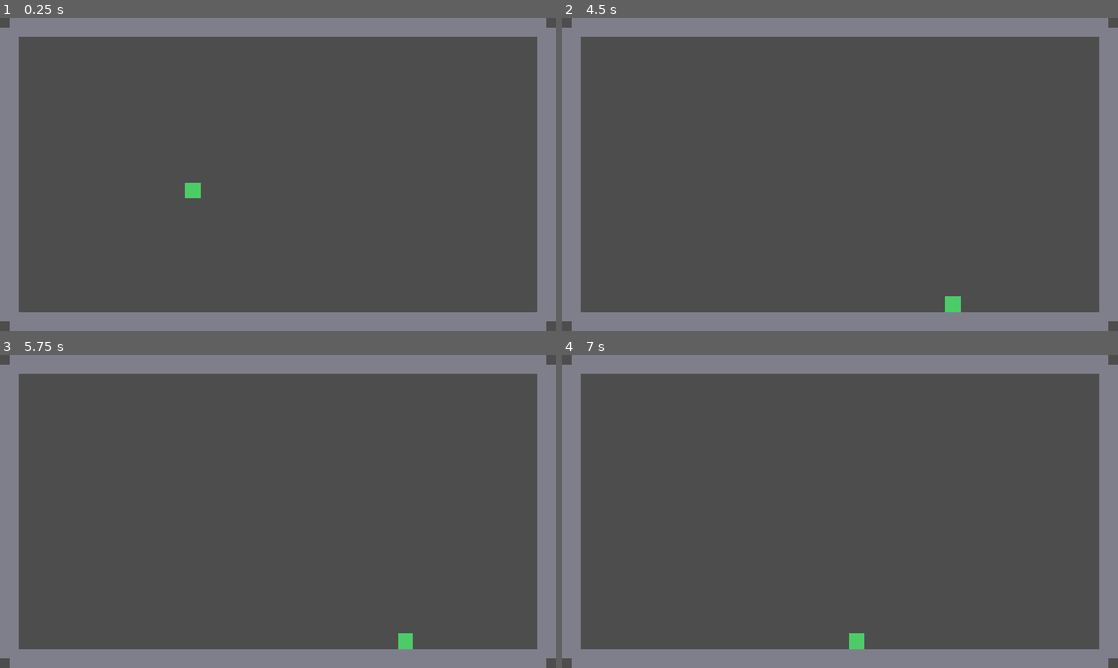
Above: before the commit, frames 1-4 (two rows, left to right).
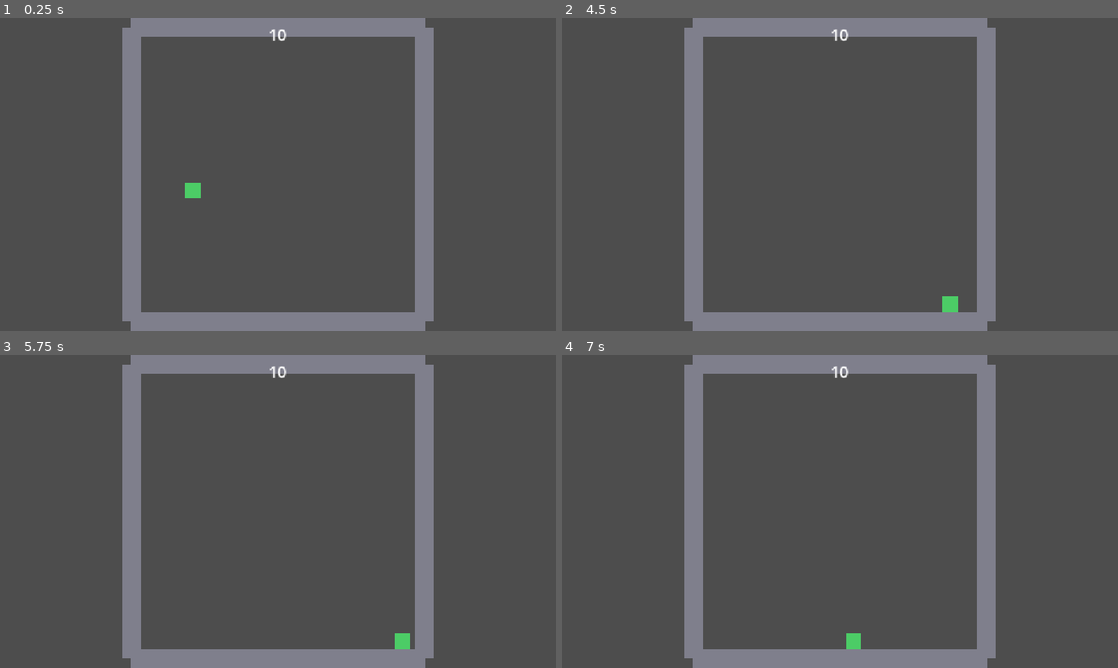
Above: after the commit, the same moments.

Repository: swan-eternal/clockwork
Game: Godot game, scene res://scenes/main.tscn
Two runs of this game, one before a commit and one after it. Both use one fixed random seed, a clock stepped at 60 frames per second and the inputs below.
Inputs:
- Up to frame 1 (0.25 s): no input
- Up to frame 2 (4.5 s): tap Enter (ui_accept) at 0.5, 0.77, 1.52, 3.02, 3.77 s; hold Right (ui_right) 0.53-2.03 s; hold Left (ui_left) 2.03-2.78 s; hold Right (ui_right) 2.78-4.28 s; hold Left (ui_left) from 4.28 s (still down)
- Up to frame 3 (5.75 s): tap Enter (ui_accept) at 4.52 s; release Left (ui_left) at 5.03 s; hold Right (ui_right) from 5.03 s (still down)
- Up to frame 4 (7 s): release Right (ui_right) at 5.78 s; hold Left (ui_left) from 5.78 s (still down); tap Enter (ui_accept) at 6.02, 6.77 s

The runs differ from the first frame. In frame 1, 17% of the frame differs, in the area x 0-100%, y 0-100%; in frame 2, 17%; in frame 3, 17%; in frame 4, 17%.

Commit message:
Skeleton: square walls + clock UI
Two skeleton pieces wired up — they share main.tscn so committing
together keeps the file consistent in history.

Square play area (was 1112x608 rectangle, now 608x608 square).
Walls all 608 long, top/bottom at y=20/628, left/right at x=272/880.
Inner play area is a centered 568x568 square — gives the rotation
system (Task 4) a clean axis-symmetric frame to rotate around.

Clock UI: CanvasLayer + Label that ticks down from STARTING_SECONDS
(default 10) to 0, emits `countdown_zero` at zero. Currently
cycles for testing visibility — Task 4 will replace the cycle
with the rotation trigger.

scripts/clock_ui.gd: countdown logic with @export STARTING_SECONDS.
scenes/clock_ui.tscn: CanvasLayer + 100x50 Label at top-center,
32pt font, integer-second display.

Also dropped the file-level ; comment block per Jason's no-tscn-
comments preference.

Diff:
--- /dev/null
+++ b/scenes/clock_ui.tscn
@@ -0,0 +1,15 @@
+[gd_scene load_steps=2 format=3]
+
+[ext_resource type="Script" path="res://scripts/clock_ui.gd" id="1_clock"]
+
+[node name="ClockUI" type="CanvasLayer"]
+
+[node name="Label" type="Label" parent="."]
+offset_left = 526.0
+offset_top = 10.0
+offset_right = 626.0
+offset_bottom = 60.0
+theme_override_font_sizes/font_size = 32
+text = "10"
+horizontal_alignment = 1
+vertical_alignment = 1
--- a/scenes/main.tscn
+++ b/scenes/main.tscn
@@ -1,19 +1,10 @@
 [gd_scene load_steps=4 format=3]
 
-; Clockwork main scene — entry point for the level.
-;
-; Hierarchy:
-;   Main (Node2D)
-;     Walls (Node2D)              <-- rotates 90° per clock tick (Task 4)
-;       Top, Bottom, Left, Right  <-- StaticBody2D walls enclosing the play area
-;     Player (CharacterBody2D)    <-- stays in world space; gravity stays
-;                                     Vector2.DOWN; player input remaps to
-;                                     current gravity direction (Task 4)
-
 [ext_resource type="PackedScene" path="res://scenes/player.tscn" id="1_player"]
+[ext_resource type="PackedScene" path="res://scenes/clock_ui.tscn" id="2_clock"]
 
 [sub_resource type="RectangleShape2D" id="RectangleShape2D_wall_h"]
-size = Vector2(1112, 40)
+size = Vector2(608, 40)
 
 [sub_resource type="RectangleShape2D" id="RectangleShape2D_wall_v"]
 size = Vector2(40, 608)
@@ -30,7 +21,7 @@
 
 [node name="Visual" type="Polygon2D" parent="Walls/Top"]
 color = Color(0.5, 0.5, 0.55, 1)
-polygon = PackedVector2Array(-556, -20, 556, -20, 556, 20, -556, 20)
+polygon = PackedVector2Array(-304, -20, 304, -20, 304, 20, -304, 20)
 
 [node name="Bottom" type="StaticBody2D" parent="Walls"]
 position = Vector2(576, 628)
@@ -40,10 +31,10 @@
 
 [node name="Visual" type="Polygon2D" parent="Walls/Bottom"]
 color = Color(0.5, 0.5, 0.55, 1)
-polygon = PackedVector2Array(-556, -20, 556, -20, 556, 20, -556, 20)
+polygon = PackedVector2Array(-304, -20, 304, -20, 304, 20, -304, 20)
 
 [node name="Left" type="StaticBody2D" parent="Walls"]
-position = Vector2(20, 324)
+position = Vector2(272, 324)
 
 [node name="CollisionShape2D" type="CollisionShape2D" parent="Walls/Left"]
 shape = SubResource("RectangleShape2D_wall_v")
@@ -53,7 +44,7 @@
 polygon = PackedVector2Array(-20, -304, 20, -304, 20, 304, -20, 304)
 
 [node name="Right" type="StaticBody2D" parent="Walls"]
-position = Vector2(1132, 324)
+position = Vector2(880, 324)
 
 [node name="CollisionShape2D" type="CollisionShape2D" parent="Walls/Right"]
 shape = SubResource("RectangleShape2D_wall_v")
@@ -64,3 +55,5 @@
 
 [node name="Player" parent="." instance=ExtResource("1_player")]
 position = Vector2(400, 324)
+
+[node name="ClockUI" parent="." instance=ExtResource("2_clock")]
--- /dev/null
+++ b/scripts/clock_ui.gd
@@ -0,0 +1,41 @@
+extends CanvasLayer
+##
+## Clockwork countdown clock — top-center Label that ticks down
+## from `STARTING_SECONDS` to 0. When it hits 0, emits
+## `countdown_zero` (Task 4 will connect this to the rotation system).
+##
+
+signal countdown_zero
+
+# Starting value. Default 10s per the jam concept. Tweak per-level
+# via the Inspector once we know what feels right.
+@export var STARTING_SECONDS := 10.0
+
+@onready var _label: Label = $Label
+var _remaining: float
+
+func _ready() -> void:
+	# Reset the timer to starting value when the scene loads.
+	_remaining = STARTING_SECONDS
+	_update_label()
+
+func _process(delta: float) -> void:
+	# Cycle behavior — restart at STARTING_SECONDS after hitting zero
+	# so the clock visibly ticks during testing. Task 4 will replace
+	# this loop with the rotation trigger.
+	if _remaining <= 0.0:
+		_remaining = STARTING_SECONDS
+		_update_label()
+		return
+
+	_remaining -= delta
+	if _remaining <= 0.0:
+		_remaining = 0.0
+		_update_label()
+		countdown_zero.emit()
+	else:
+		_update_label()
+
+func _update_label() -> void:
+	# Display as integer seconds (no decimals).
+	_label.text = str(int(_remaining))
